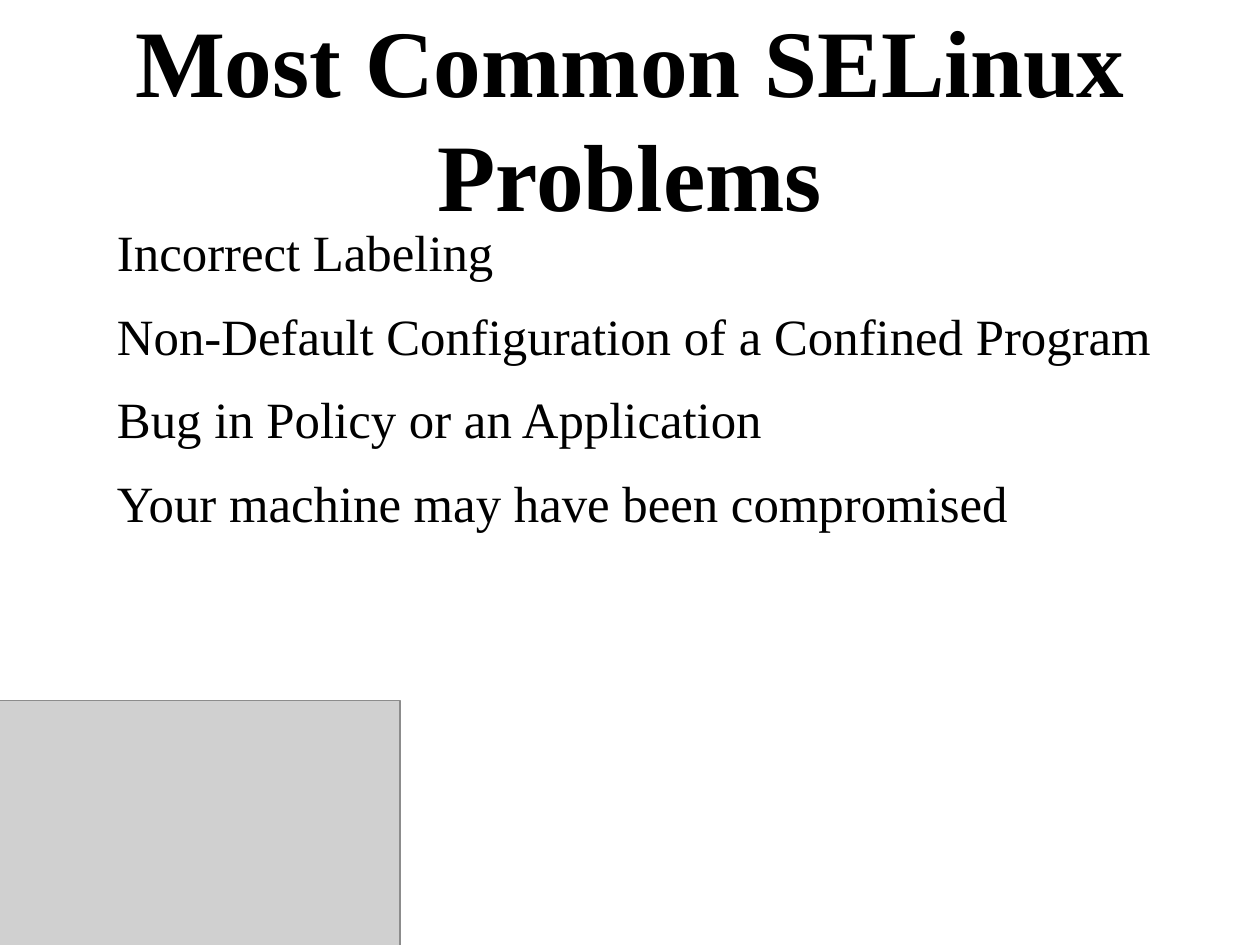
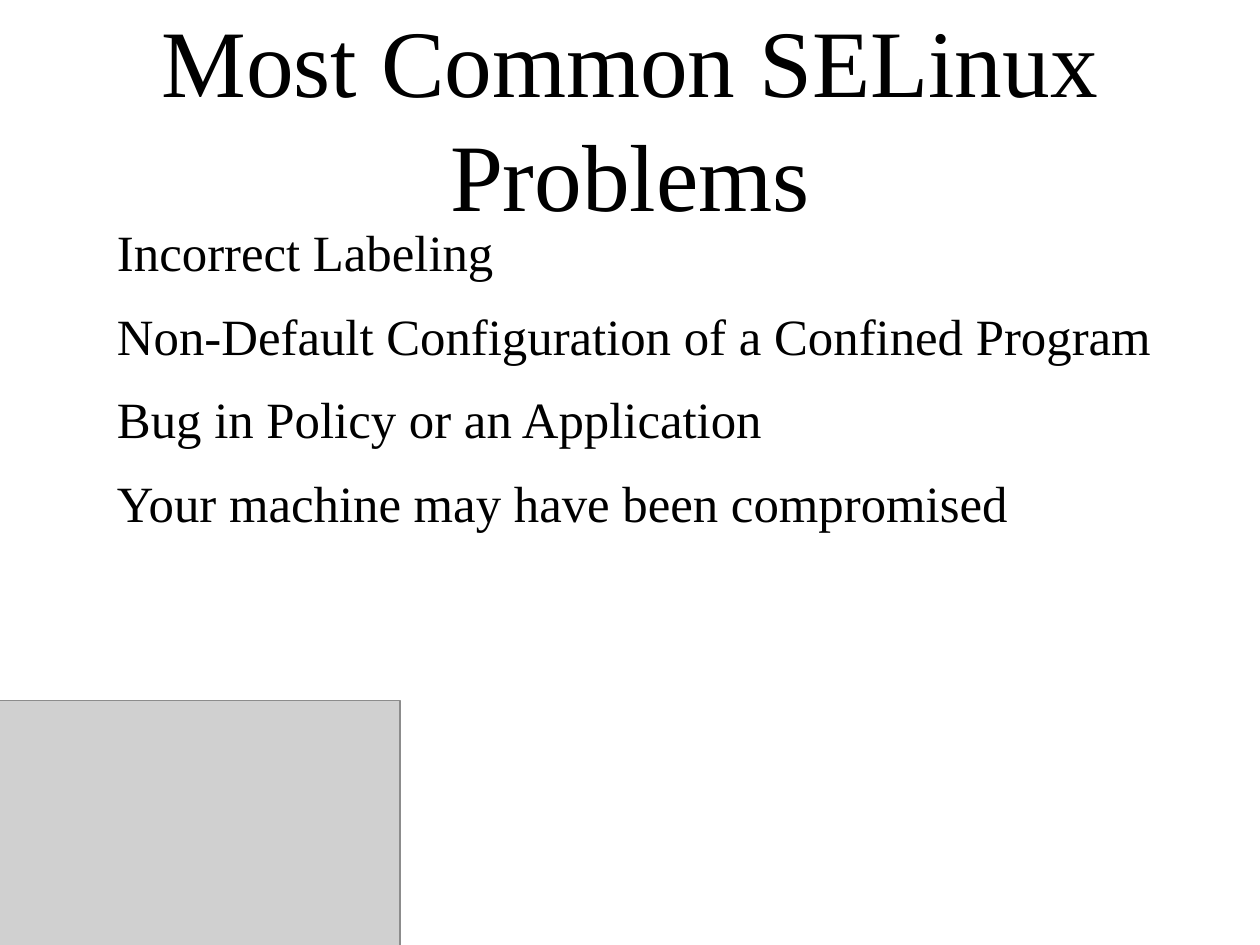
Before and after one commit to dpquigl/demystifying-selinux-part2, a slide deck: slide 38 of demystifying_selinux_part2_OSCON_19JUL2014.odp (slide 37 before the commit). Drawn at 1260x945 pixels with LibreOffice and Linux fonts; fonts in the diff are those of the drawing; grey boxes stand for pictures. Boxes give left, top, right and bottom in pixels: in the first picture for what was removed or moved away, otherwise in the second. Text is boxed around its words. In the diff, an @@ line names an element or a change of style, - is before the commit and + after.

```diff
--- a/demystifying_selinux_part2_OSCON_19JUL2014.odp
+++ b/demystifying_selinux_part2_OSCON_19JUL2014.odp
@@ title "Most Common SELinux Problems" at bbox=[162, 34, 1097, 212]: bold off @@
```
Also in this commit, not shown: 13 other slides changed, 24 slides added, 1 other file.
